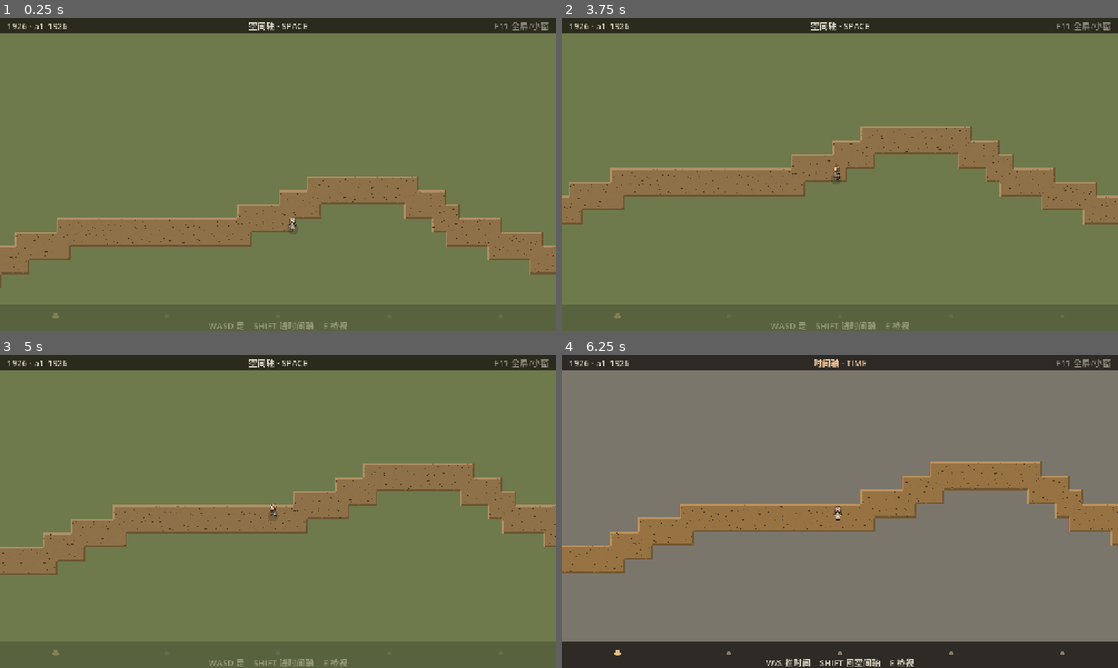
Above: before the commit, frames 1-4 (two rows, left to right).
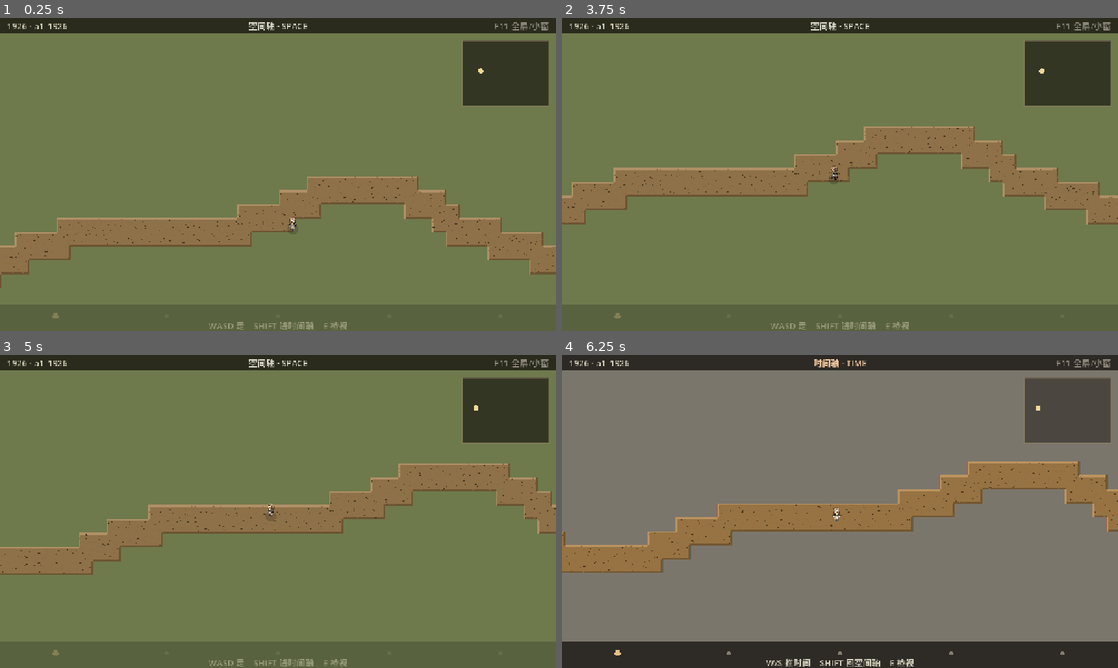
Above: after the commit, the same moments.

Repository: lyhtakeashot/liminal-shift
Game: Godot game, scene res://scenes/main.tscn
The game is run twice, just before and just after one commit, with the same random seed, the same clock (stepped at 60 frames per second) and the same inputs.
Inputs:
- Up to frame 1 (0.25 s): no input
- Up to frame 2 (3.75 s): tap Enter (ui_accept) at 0.5, 0.77, 1.25, 1.52, 2, 2.75, 3.02, 3.5 s; hold D (move_right) 0.53-1.28 s; hold I (archive) 0.53-1.28 s; hold S (move_down) 1.28-2.03 s; tap E (inspect) at 1.35 s; hold D (move_right) 2.03-2.78 s; tap Shift (shift_axis) at 2.1 s; hold W (move_up) 2.78-3.53 s; tap Alt at 2.85 s; hold A (move_left) from 3.53 s (still down); hold I (archive) from 3.53 s (still down)
- Up to frame 3 (5 s): keep holding A (move_left); tap Enter (ui_accept) at 3.77, 4.52 s; release I (archive) at 4.28 s; tap E (inspect) at 4.35 s
- Up to frame 4 (6.25 s): release A (move_left) at 5.03 s; hold S (move_down) 5.03-5.78 s; tap Shift (shift_axis) at 5.1 s; hold D (move_right) from 5.78 s (still down); tap Alt at 5.85 s; tap Enter (ui_accept) at 6.02 s

The runs differ from the first frame. In frame 1, 3.2% of the frame differs, in the area x 83-99%, y 7-28%; in frame 2, 4.4%; in frame 3, 9.6%; in frame 4, 10%, in the area x 0-100%, y 7-70%.

Commit message:
feat(ui): 加小地图 + 速度 ×1.5 + 走路动画频率同步降档

Diff:
--- a/_mdtest/hud_layout_check.gd
+++ b/_mdtest/hud_layout_check.gd
@@ -85,5 +85,35 @@
 	_ok(w <= 1280.0, "检视卡不超屏宽")
 	_ok(hy > bar_h + 20.0, "检视卡不压住底部时间轴条")
 
+	# ── 小地图断言（L12 新增，只加不改上面的）──────────────────
+	var mm: Rect2 = hud.minimap_rect()
+	print("  小地图 x=[%.0f,%.0f] y=[%.0f,%.0f] 尺寸=%.0f×%.0f" % [
+		mm.position.x, mm.end.x, mm.position.y, mm.end.y, mm.size.x, mm.size.y])
+	_ok(mm.end.x <= 1280.0, "小地图不越右屏")
+	_ok(mm.position.y >= 36.0, "小地图在顶条下沿之外")
+	_ok(mm.end.y <= 660.0, "小地图在底条上沿之外")
+	# 与三块钉死的 UI 都不相交（Rect2.intersects）
+	_ok(not mm.intersects(Rect2(0, 0, 1280, 36)), "小地图不压顶条")
+	_ok(not mm.intersects(Rect2(0, 660, 1280, 60)), "小地图不压底条")
+	_ok(not mm.intersects(Rect2(40, hy, w, h)), "小地图不压检视卡")
+	# 世界坐标 → 小地图坐标映射（0,0→左上角，4800×3600→右下角）
+	var mm_tl: Vector2 = hud.minimap_point(Vector2(0, 0))
+	var mm_br: Vector2 = hud.minimap_point(Vector2(4800, 3600))
+	_ok(mm_tl == mm.position, "映射原点=小地图左上角")
+	_ok(is_equal_approx(mm_br.x, mm.end.x) and is_equal_approx(mm_br.y, mm.end.y),
+		"映射(4800,3600)=右下角")
+	# 玩家点：世界中心必须落在框内
+	hud.sync_player(Vector2(2400, 1800))
+	var mm_p: Vector2 = hud.minimap_point(hud.player_pos)
+	_ok(mm_p.x >= mm.position.x and mm_p.x <= mm.end.x
+		and mm_p.y >= mm.position.y and mm_p.y <= mm.end.y, "玩家点落在小地图内")
+	# 帧切换后小地图几何不变（sync 不许动它）
+	var f2 = FrameData.new()
+	f2.id = "a5_2026"
+	f2.year = 2026
+	hud.sync(true, 4, 4, f2)
+	hud.sync(false, 0, 4, f)
+	_ok(hud.minimap_rect() == mm, "帧切换后小地图矩形不变")
+
 	print("HUD_CHECK_DONE fails=%d" % fails)
 	quit(1 if fails > 0 else 0)
--- a/scripts/hud.gd
+++ b/scripts/hud.gd
@@ -29,6 +29,43 @@
 var bump_flash := 0.0
 var axis_flash := 0.0
 
+# ── 小地图（L12/M6）──────────────────────────────────────────
+# 世界尺寸按 4800×3600 写死（M7 甲方案已拍板：地图 ×1.5、TILE 仍 32）。
+# ⚠️ 若 L11 尚未落地（frames.json 还是 3200×2400），小地图仍按 4800×3600 画框，
+#    玩家点会落在左上 2/3 区域 —— 等 L11 落地后自然复原，不用改这里。
+var world_extent := Vector2(4800, 3600)
+var player_pos := Vector2.ZERO
+
+const MINIMAP_W := 100.0 * UI    # 设计值 100×75 → 实际 200×150（与 4800:3600 同比例 4:3）
+const MINIMAP_H := 75.0 * UI
+const MINIMAP_MARGIN := 8.0 * UI # 与顶条/右缘的间隙
+
+
+## 小地图几何的唯一出处：绘制与测试断言共用，防止两处写歪。
+## 落位＝右上角：顶条（36px）下沿 + 16px 间隙；右缘留 16px。
+func minimap_rect() -> Rect2:
+	return Rect2(size.x - MINIMAP_MARGIN - MINIMAP_W,
+		18.0 * UI + MINIMAP_MARGIN, MINIMAP_W, MINIMAP_H)
+
+
+## 世界坐标 → 小地图上的点（含玩家点/任何标注）。越界世界坐标夹到框内。
+func minimap_point(world_pos: Vector2) -> Vector2:
+	var r := minimap_rect()
+	if world_extent.x <= 0.0 or world_extent.y <= 0.0:
+		return r.position
+	var t := Vector2(
+		clampf(world_pos.x / world_extent.x, 0.0, 1.0),
+		clampf(world_pos.y / world_extent.y, 0.0, 1.0))
+	return r.position + t * r.size
+
+
+## 每帧由 main.gd:_process 喂玩家坐标（sync() 的签名不许动 —— 坑 2）。
+func sync_player(pos: Vector2) -> void:
+	if pos.distance_squared_to(player_pos) < 0.0001:
+		return
+	player_pos = pos
+	queue_redraw()
+
 
 func _ready() -> void:
 	set_anchors_preset(Control.PRESET_FULL_RECT)
@@ -83,6 +120,18 @@
 	_draw_timeline()
 	_draw_hotspot()
 	_draw_hint()
+	_draw_minimap()
+
+
+## 小地图：世界框 + 玩家点。不画 houses/roads/地标（HUD 不读 frames.json，
+## 且那是 L11 的单写者域 —— 任务书 §3.3 与 §7.3）。
+## §3.4 采纳：时间轴模式下底板 alpha 0.62→0.45，与时间轴收起风格一致。
+func _draw_minimap() -> void:
+	var r := minimap_rect()
+	var bg_a := 0.45 if time_mode else 0.62
+	draw_rect(r, Color(0.06, 0.05, 0.04, bg_a), true)
+	draw_rect(r, Color(0.55, 0.48, 0.38, 0.55), false, 1.0 * UI)
+	draw_circle(minimap_point(player_pos), 3.0 * UI, Color(0.95, 0.85, 0.60))
 
 
 func _draw_top_bar() -> void:
--- a/scripts/main.gd
+++ b/scripts/main.gd
@@ -9,7 +9,7 @@
 ## 复用 move_up / move_down 做时间推进（HANDOFF §2.5），
 ## 语义靠 axis 分派，不另建 time_forward / time_back。
 
-const PLAYER_SPEED := 120.0
+const PLAYER_SPEED := 180.0    # L12/M6：120→180（×1.5，世界同步放大 1.5 倍 ⇒ 观感不突变）
 const STEP_DELAY := 0.30      # 按住后多久开始自动重复
 const STEP_INTERVAL := 0.13   # 自动重复的间隔
 
@@ -161,6 +161,9 @@
 		_process_time(delta)
 
 	player.position = tl.char_pos
+	# 小地图每帧要玩家坐标（hud.sync 只在切帧/切轴时调，不够）。
+	# 档案开着时 _process 在上面已 return ⇒ 开档小地图停更，符合「开档世界停」。
+	hud.sync_player(tl.char_pos)
 	camera_rig.set_target(tl.char_pos)
 	# 屋顶要不要画取决于「玩家站没站在 wings 里」（house-spec §4.8.4）。
 	# 遮挡顺序取决于玩家脚线（y-sort）。所以整套玩家状态都喂给 world_view。
--- a/scripts/player.gd
+++ b/scripts/player.gd
@@ -16,6 +16,10 @@
 const OUTLINE := Color(0.12, 0.10, 0.08)
 const RADIUS := 14.0
 const TRAIL := 4
+
+## L12/M6：走路动画频率。提速 ×1.5（120→180）后频率同步 ÷1.5（9.0→6.0），
+## 否则腿脚比身体快、看着像滑冰。bob 与帧索引必须共用这一个常量（改一漏一会抽搐）。
+const WALK_FREQ := 6.0
 
 ## 美术主角精灵表（D6 同款约定）：1152×32 = 36 帧，一帧 32×32。
 ## 分组（美术同学没给方向标记，按帧内容推出来的）：
@@ -70,7 +74,7 @@
 
 	var bob := 0.0
 	if walking:
-		bob = absf(sin(walk_phase * 9.0)) * 3.2
+		bob = absf(sin(walk_phase * WALK_FREQ)) * 3.2
 
 	var kick := facing * bump_kick * -1.0
 
@@ -93,7 +97,7 @@
 	var frames: Array = HERO_WALK[group] if walking else HERO_IDLE[group]
 	var idx := 0
 	if walking:
-		idx = int(walk_phase * 9.0) % frames.size()
+		idx = int(walk_phase * WALK_FREQ) % frames.size()
 	else:
 		# 站立：轻轻呼吸（第 0 帧和第 2 帧之间来回），不是死板不动
 		idx = int(walk_phase * 2.0) % 2 * 2
